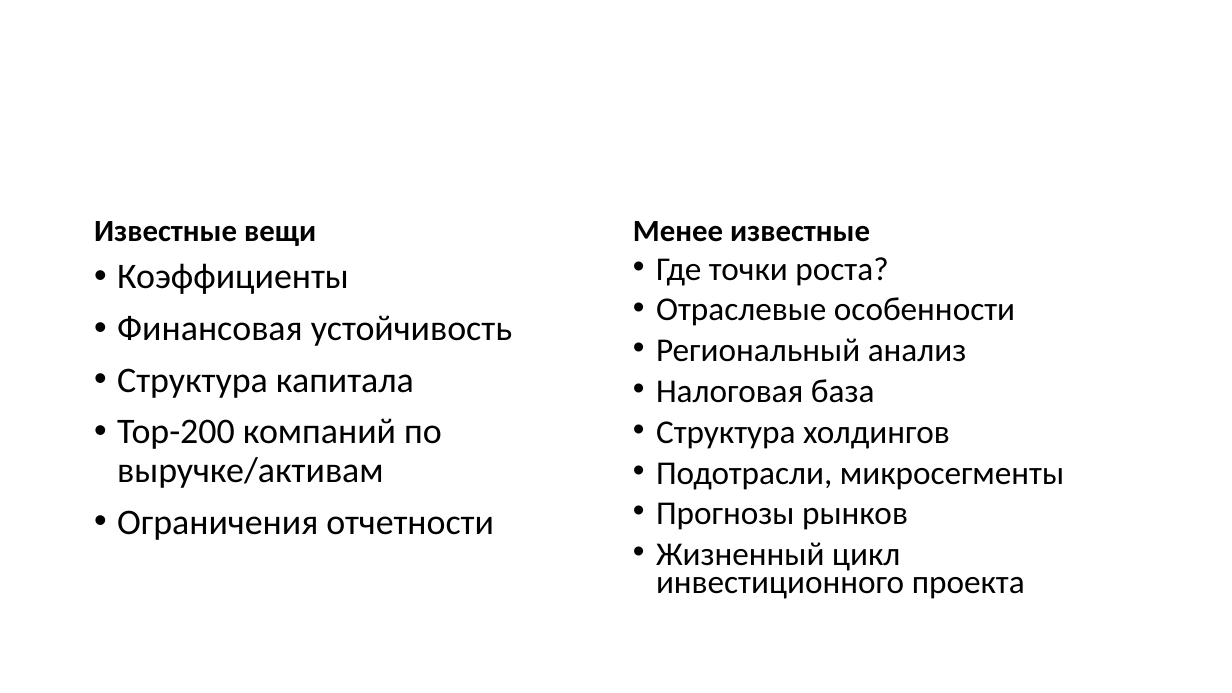
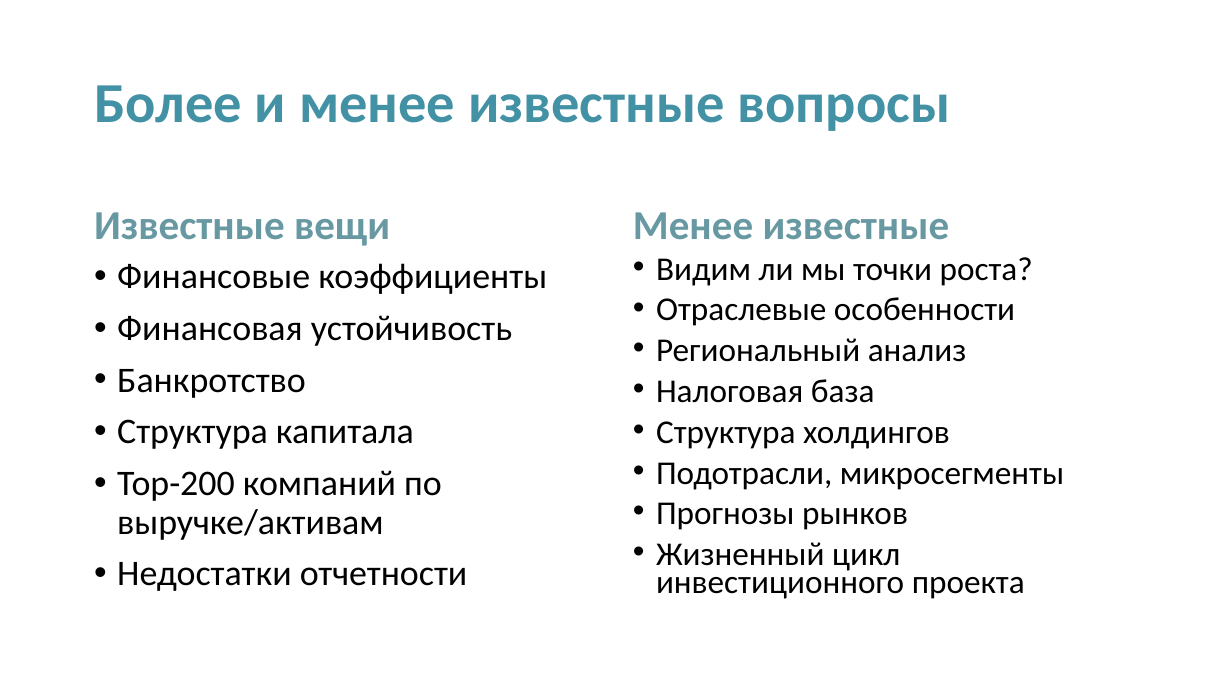
Before and after one commit to ru-corporate/teaching-2018, a slide deck: slide 4 of MRFS_course_outline.pptx (slide 6 before the commit). Drawn at 1232x693 pixels with LibreOffice and Linux fonts; fonts in the diff are those of the drawing. Boxes give left, top, right and bottom in pixels: in the first picture for what was removed or moved away, otherwise in the second. Text is boxed around its words. In the diff, an @@ line names an element or a change of style, - is before the commit and + after.

```diff
--- a/MRFS_course_outline.pptx
+++ b/MRFS_course_outline.pptx
@@ title added at bbox=[94, 85, 951, 131], 44 pt, text #4291A4, bold @@
+Более и менее известные вопросы
@@ text "Известные вещи" at bbox=[94, 212, 390, 246]: size 24 to 32 pt, text colour #000000 to #6899A2 @@
@@ text "Менее известные" at bbox=[633, 212, 950, 240]: size 24 to 32 pt, text colour #000000 to #6899A2 @@
@@ text at bbox=[117, 263, 547, 294]: text changed @@
-• Коэффициенты
+• Финансовые коэффициенты
@@ text at bbox=[656, 257, 1033, 286]: text changed @@
-• Где точки роста?
+• Видим ли мы точки роста?
@@ text at bbox=[117, 369, 306, 398]: paragraph added @@
+• Банкротство
@@ text at bbox=[117, 562, 468, 591]: text changed @@
-• Ограничения отчетности
+• Недостатки отчетности
```
Also in this commit, not shown: 6 other slides changed, 8 slides added, 2 slides removed.
